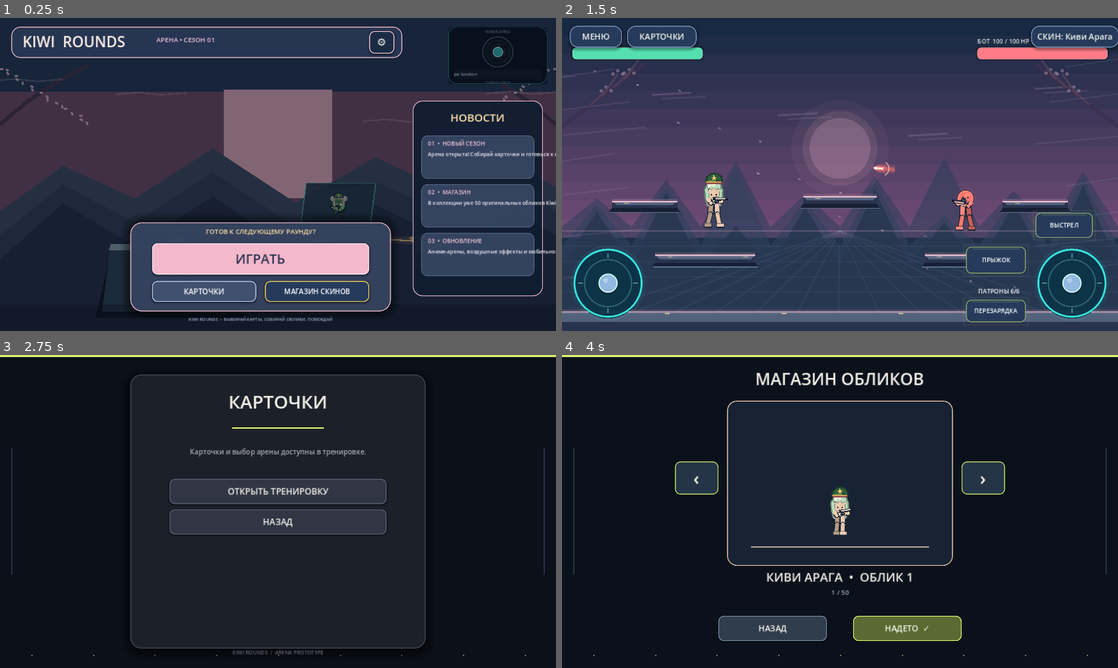
Above: before the commit, frames 1-4 (two rows, left to right).
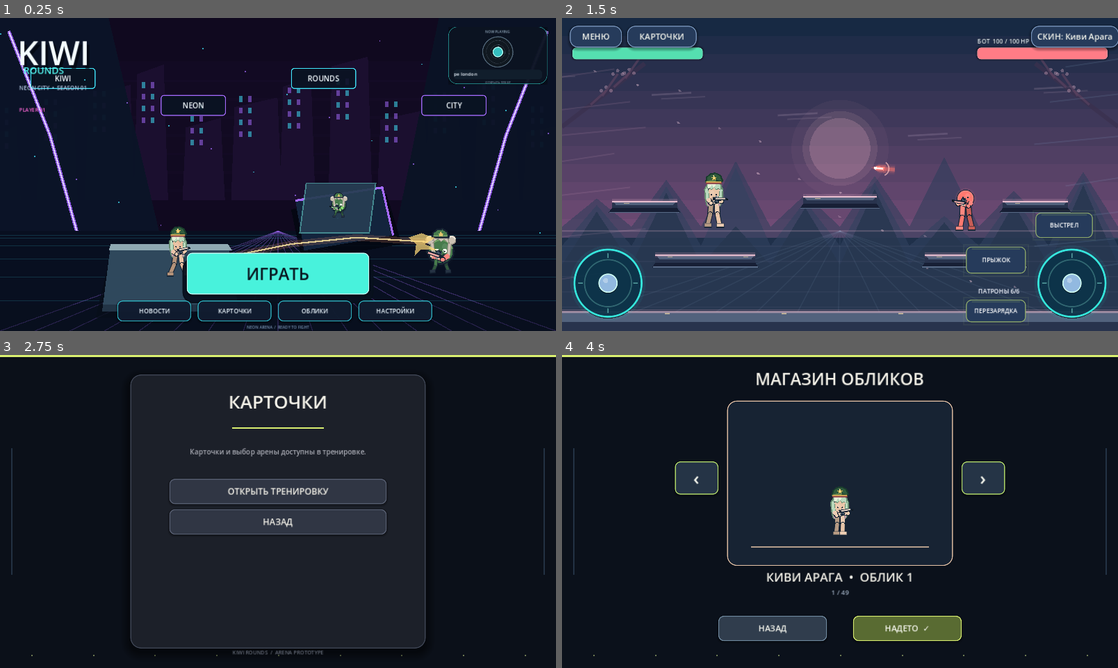
Above: after the commit, the same moments.

Repository: loslam-del/Kiwi-rounds
Game: Godot game, scene res://scenes/main.tscn
The game is run twice, just before and just after one commit, with the same random seed, the same clock (stepped at 60 frames per second) and the same inputs. Sound files missing from this copy of the repository are replaced by a short silence.
Inputs:
- Up to frame 1 (0.25 s): no input
- Up to frame 2 (1.5 s): click "КАРТОЧКИ" at 0.5 s; click "НАЗАД" at 1.25 s
- Up to frame 3 (2.75 s): click "КАРТОЧКИ" at 2 s
- Up to frame 4 (4 s): click "ОТКРЫТЬ ТРЕНИРОВКУ" at 2.75 s; click "СКИН: Киви Арага" at 3.5 s

The runs differ from the first frame. In frame 1, 68% of the frame differs, in the area x 0-100%, y 0-100%; in frame 2, nothing differs; in frame 3, less than 0.1%; in frame 4, less than 0.1%.

Commit message:
Rebuild Brawl-style neon main menu and dedicated news screen

Diff:
--- a/scripts/main.gd
+++ b/scripts/main.gd
@@ -459,7 +459,6 @@
         mods_loaded = true
     var skins: Array[Dictionary] = [
         {"id":"kiwi_araga","name":"Киви Арага","color":"#e9c5a8","style":"kiwi_human"},
-        {"id":"kiwi_mascot","name":"Киви-маскот","color":"#75d65a","style":"kiwi"},
         {"name":"Неон","color":"#39d6c5"},{"name":"Лазурь","color":"#4b9cff"},
         {"name":"Аметист","color":"#b47cff"},{"name":"Золото","color":"#ffc857"},
         {"name":"Пульс","color":"#ff78b7"},{"name":"Коралловый","color":"#ff765e"},
@@ -485,7 +484,12 @@
         {"name":"Галактика","color":"#7b65d8"},{"name":"Хром","color":"#b8c5ce"},
         {"name":"Вулкан","color":"#e64b32"},{"name":"Северное сияние","color":"#56d8bd"}
     ]
-    skins.append_array(mod_loader.skins)
+    for mod_skin in mod_loader.skins:
+        var skin_id := str(mod_skin.get("id", "")).to_lower()
+        var skin_name := str(mod_skin.get("name", "")).to_lower()
+        if skin_id in ["kiwi_araga", "kiwi_mascot"] or skin_name in ["киви арага", "киви-маскот"]:
+            continue
+        skins.append(mod_skin)
     return skins
 
 func _apply_skin() -> void:
@@ -1081,158 +1085,187 @@
 
     var shade := ColorRect.new()
     shade.set_anchors_and_offsets_preset(Control.PRESET_FULL_RECT)
-    shade.color = Color("#18263e")
+    shade.color = Color("#070b18")
     shade.mouse_filter = Control.MOUSE_FILTER_IGNORE
     shade.modulate.a = 0.0
     ui.add_child(shade)
     overlay = shade
 
-    # Main menu stage uses only the game's own Kiwi characters.
     _create_menu_bot_preview(shade)
     _create_menu_record(shade)
 
-    var tint := ColorRect.new()
-    tint.set_anchors_and_offsets_preset(Control.PRESET_FULL_RECT)
-    tint.color = Color(0.025,0.045,0.085,0.48)
-    tint.mouse_filter = Control.MOUSE_FILTER_IGNORE
-    shade.add_child(tint)
-
-    var top := Panel.new()
-    top.position = Vector2(26,20)
-    top.size = Vector2(900,72)
-    var top_style := StyleBoxFlat.new()
-    top_style.bg_color = Color("#263653",0.94)
-    top_style.border_color = Color("#f2bfd0",0.90)
-    top_style.set_border_width_all(2)
-    top_style.set_corner_radius_all(20)
-    top.add_theme_stylebox_override("panel",top_style)
-    shade.add_child(top)
+    # Brawl-like layout: one dominant play action, compact navigation, no mode picker.
+    var logo_shadow := Label.new()
+    logo_shadow.text = "KIWI"
+    logo_shadow.position = Vector2(46, 34)
+    logo_shadow.size = Vector2(430, 92)
+    logo_shadow.add_theme_font_size_override("font_size", 76)
+    logo_shadow.add_theme_color_override("font_color", Color("#020711", 0.8))
+    shade.add_child(logo_shadow)
 
     var logo := Label.new()
-    logo.text = "KIWI  ROUNDS"
-    logo.position = Vector2(52,30)
-    logo.size = Vector2(300,48)
-    logo.add_theme_font_size_override("font_size",34)
-    logo.add_theme_color_override("font_color",Color("#fff0e8"))
+    logo.text = "KIWI"
+    logo.position = Vector2(40, 26)
+    logo.size = Vector2(430, 92)
+    logo.add_theme_font_size_override("font_size", 76)
+    logo.add_theme_color_override("font_color", Color("#f4fbff"))
     shade.add_child(logo)
 
+    var subtitle := Label.new()
+    subtitle.text = "ROUNDS"
+    subtitle.position = Vector2(54, 105)
+    subtitle.size = Vector2(240, 32)
+    subtitle.add_theme_font_size_override("font_size", 22)
+    subtitle.add_theme_color_override("font_color", Color("#52f6ef"))
+    shade.add_child(subtitle)
+
     var season := Label.new()
-    season.text = "АРЕНА • СЕЗОН 01"
-    season.position = Vector2(360,39)
-    season.size = Vector2(260,30)
-    season.add_theme_font_size_override("font_size",15)
-    season.add_theme_color_override("font_color",Color("#f6c3d5"))
+    season.text = "NEON CITY  •  SEASON 01"
+    season.position = Vector2(44, 151)
+    season.size = Vector2(300, 24)
+    season.add_theme_font_size_override("font_size", 13)
+    season.add_theme_color_override("font_color", Color("#b6c9e6"))
     shade.add_child(season)
 
-    var play_panel := Panel.new()
-    play_panel.position = Vector2(300,470)
-    play_panel.size = Vector2(600,205)
-    var play_style := StyleBoxFlat.new()
-    play_style.bg_color = Color("#35435f",0.96)
-    play_style.border_color = Color("#f4bfd0",0.95)
-    play_style.set_border_width_all(2)
-    play_style.set_corner_radius_all(26)
-    play_style.shadow_color = Color("#000000",0.5)
-    play_style.shadow_size = 24
-    play_panel.add_theme_stylebox_override("panel",play_style)
-    shade.add_child(play_panel)
-
-    var callout := Label.new()
-    callout.text = "ГОТОВ К СЛЕДУЮЩЕМУ РАУНДУ?"
-    callout.position = Vector2(320,480)
-    callout.size = Vector2(560,28)
-    callout.horizontal_alignment = HORIZONTAL_ALIGNMENT_CENTER
-    callout.add_theme_font_size_override("font_size",15)
-    callout.add_theme_color_override("font_color",Color("#ffe0a6"))
-    shade.add_child(callout)
-
-    var play := _add_button("ИГРАТЬ",Vector2(350,518),Vector2(500,72),shade)
-    play.add_theme_font_size_override("font_size",30)
-    play.add_theme_stylebox_override("normal",_menu_button_style(Color("#f4b8cc"),Color("#ffe5ed")))
-    play.add_theme_stylebox_override("hover",_menu_button_style(Color("#ffd7e2"),Color.WHITE))
-    play.add_theme_color_override("font_color",Color("#28334d"))
-    play.pressed.connect(_show_mode_menu)
-
-    var cards := _add_button("КАРТОЧКИ",Vector2(350,605),Vector2(240,48),shade)
-    cards.add_theme_font_size_override("font_size",17)
-    cards.add_theme_stylebox_override("normal",_menu_button_style(Color("#40506e"),Color("#b9c9ed")))
-    cards.add_theme_color_override("font_color",Color.WHITE)
-    cards.pressed.connect(_open_training_cards)
-
-    var shop := _add_button("МАГАЗИН СКИНОВ",Vector2(610,605),Vector2(240,48),shade)
-    shop.add_theme_font_size_override("font_size",16)
-    shop.add_theme_stylebox_override("normal",_menu_button_style(Color("#263b5c"),Color("#f4ce58")))
-    shop.add_theme_color_override("font_color",Color.WHITE)
-    shop.pressed.connect(_open_skins)
-
-    var news_panel := Panel.new()
-    news_panel.position = Vector2(950,190)
-    news_panel.size = Vector2(300,450)
-    var news_style := StyleBoxFlat.new()
-    news_style.bg_color = Color("#101d31",0.94)
-    news_style.border_color = Color("#f0bdd0",0.88)
-    news_style.set_border_width_all(2)
-    news_style.set_corner_radius_all(22)
-    news_panel.add_theme_stylebox_override("panel",news_style)
-    shade.add_child(news_panel)
-
-    var news_title := Label.new()
-    news_title.text = "НОВОСТИ"
-    news_title.position = Vector2(972,210)
-    news_title.size = Vector2(256,42)
-    news_title.horizontal_alignment = HORIZONTAL_ALIGNMENT_CENTER
-    news_title.add_theme_font_size_override("font_size",25)
-    news_title.add_theme_color_override("font_color",Color("#ffe0aa"))
-    shade.add_child(news_title)
-
-    var news_items := [
-        ["01  •  НОВЫЙ СЕЗОН","Арена открыта! Собирай карточки и готовься к новым боям."],
-        ["02  •  МАГАЗИН","В коллекции уже 50 оригинальных обликов Kiwi Rounds."],
-        ["03  •  ОБНОВЛЕНИЕ","Аниме-арены, воздушные эффекты и мобильное управление."]
+    var play_shadow := Panel.new()
+    play_shadow.position = Vector2(420, 552)
+    play_shadow.size = Vector2(440, 104)
+    var shadow_style := StyleBoxFlat.new()
+    shadow_style.bg_color = Color("#08101e", 0.94)
+    shadow_style.border_color = Color("#07101b")
+    shadow_style.set_border_width_all(3)
+    shadow_style.set_corner_radius_all(24)
+    play_shadow.add_theme_stylebox_override("panel", shadow_style)
+    shade.add_child(play_shadow)
+
+    var play := _add_button("ИГРАТЬ", Vector2(430, 540), Vector2(420, 96), shade)
+    play.add_theme_font_size_override("font_size", 38)
+    play.add_theme_color_override("font_color", Color("#07141e"))
+    play.add_theme_stylebox_override("normal", _menu_button_style(Color("#48f2dc"), Color("#c5fff7")))
+    play.add_theme_stylebox_override("hover", _menu_button_style(Color("#8affee"), Color.WHITE))
+    play.add_theme_stylebox_override("pressed", _menu_button_style(Color("#22cbbd"), Color("#e1fffa")))
+    play.pressed.connect(func(): _start_game("bot"))
+
+    var nav_y := 650.0
+    var nav_specs := [
+        ["НОВОСТИ", Vector2(270, nav_y), Vector2(170, 48), Callable(self, "_open_news")],
+        ["КАРТОЧКИ", Vector2(455, nav_y), Vector2(170, 48), Callable(self, "_open_training_cards")],
+        ["ОБЛИКИ", Vector2(640, nav_y), Vector2(170, 48), Callable(self, "_open_skins")],
+        ["НАСТРОЙКИ", Vector2(825, nav_y), Vector2(170, 48), Callable(self, "_show_settings")]
     ]
-    var news_y := 270.0
-    for item in news_items:
+    for spec in nav_specs:
+        var nav := _add_button(spec[0], spec[1], spec[2], shade)
+        nav.add_theme_font_size_override("font_size", 14)
+        nav.add_theme_color_override("font_color", Color("#edf8ff"))
+        nav.add_theme_stylebox_override("normal", _menu_button_style(Color("#111c30", 0.94), Color("#36d9e8", 0.78)))
+        nav.add_theme_stylebox_override("hover", _menu_button_style(Color("#1b3150"), Color("#ff4fd8")))
+        nav.pressed.connect(spec[3])
+
+    var profile_tag := Label.new()
+    profile_tag.text = "PLAYER 01"
+    profile_tag.position = Vector2(44, 202)
+    profile_tag.size = Vector2(180, 22)
+    profile_tag.add_theme_font_size_override("font_size", 12)
+    profile_tag.add_theme_color_override("font_color", Color("#ff66d9"))
+    shade.add_child(profile_tag)
+
+    var settings_hint := Label.new()
+    settings_hint.text = "NEON ARENA  /  READY TO FIGHT"
+    settings_hint.position = Vector2(0, 704)
+    settings_hint.size = Vector2(1280, 12)
+    settings_hint.horizontal_alignment = HORIZONTAL_ALIGNMENT_CENTER
+    settings_hint.add_theme_font_size_override("font_size", 9)
+    settings_hint.add_theme_color_override("font_color", Color("#7894b5"))
+    shade.add_child(settings_hint)
+    _animate_overlay_in(shade)
+
+
+func _open_news() -> void:
+    _close_overlay()
+    game_controls.visible = false
+    var shade := ColorRect.new()
+    shade.set_anchors_and_offsets_preset(Control.PRESET_FULL_RECT)
+    shade.color = Color("#080d1b")
+    ui.add_child(shade)
+    overlay = shade
+    _add_menu_ornaments(shade)
+
+    var title := Label.new()
+    title.text = "НОВОСТИ"
+    title.position = Vector2(0, 34)
+    title.size = Vector2(1280, 64)
+    title.horizontal_alignment = HORIZONTAL_ALIGNMENT_CENTER
+    title.add_theme_font_size_override("font_size", 42)
+    title.add_theme_color_override("font_color", Color("#f3f8ff"))
+    shade.add_child(title)
+
+    var subtitle := Label.new()
+    subtitle.text = "ПОСЛЕДНИЕ СОБЫТИЯ KIWI ROUNDS"
+    subtitle.position = Vector2(0, 100)
+    subtitle.size = Vector2(1280, 26)
+    subtitle.horizontal_alignment = HORIZONTAL_ALIGNMENT_CENTER
+    subtitle.add_theme_font_size_override("font_size", 13)
+    subtitle.add_theme_color_override("font_color", Color("#4fe8e2"))
+    shade.add_child(subtitle)
+
+    var news_data := [
+        ["01  /  NEON CITY", "НОВАЯ АРЕНА", "Неоновые улицы, светящиеся вывески и новые места для перестрелок."],
+        ["02  /  COMBAT", "БОЕВАЯ СИСТЕМА", "Карточки усилений меняют каждый раунд. Собирай комбинации и адаптируйся."],
+        ["03  /  CUSTOM", "ОБЛИКИ", "Выбирай внешний вид бойца и собирай свою коллекцию."]
+    ]
+    for i in range(news_data.size()):
+        var x := 120.0 + float(i) * 350.0
         var card := Panel.new()
-        card.position = Vector2(970,news_y)
-        card.size = Vector2(260,100)
-        var card_style := StyleBoxFlat.new()
-        card_style.bg_color = Color("#354561",0.96)
-        card_style.border_color = Color("#a8b9d6",0.55)
-        card_style.set_border_width_all(1)
-        card_style.set_corner_radius_all(14)
-        card.add_theme_stylebox_override("panel",card_style)
+        card.position = Vector2(x, 205)
+        card.size = Vector2(320, 330)
+        var style := StyleBoxFlat.new()
+        style.bg_color = Color("#101d32", 0.98)
+        style.border_color = [Color("#40f0df"), Color("#ff4fd8"), Color("#7d8cff")][i]
+        style.set_border_width_all(2)
+        style.set_corner_radius_all(20)
+        style.shadow_color = Color("#000000", 0.42)
+        style.shadow_size = 18
+        card.add_theme_stylebox_override("panel", style)
         shade.add_child(card)
+
+        var stripe := ColorRect.new()
+        stripe.position = Vector2(18, 18)
+        stripe.size = Vector2(284, 5)
+        stripe.color = [Color("#40f0df"), Color("#ff4fd8"), Color("#7d8cff")][i]
+        card.add_child(stripe)
+
+        var number := Label.new()
+        number.text = news_data[i][0]
+        number.position = Vector2(22, 46)
+        number.size = Vector2(276, 24)
+        number.add_theme_font_size_override("font_size", 12)
+        number.add_theme_color_override("font_color", Color("#9cb2d1"))
+        card.add_child(number)
+
         var heading := Label.new()
-        heading.text = item[0]
-        heading.position = Vector2(985,news_y+9)
-        heading.size = Vector2(230,24)
-        heading.add_theme_font_size_override("font_size",13)
-        heading.add_theme_color_override("font_color",Color("#f4c4d6"))
-        shade.add_child(heading)
+        heading.text = news_data[i][1]
+        heading.position = Vector2(22, 105)
+        heading.size = Vector2(276, 70)
+        heading.autowrap_mode = TextServer.AUTOWRAP_WORD_SMART
+        heading.add_theme_font_size_override("font_size", 24)
+        heading.add_theme_color_override("font_color", Color("#f5fbff"))
+        card.add_child(heading)
+
         var body := Label.new()
-        body.text = item[1]
-        body.position = Vector2(985,news_y+34)
-        body.size = Vector2(230,58)
+        body.text = news_data[i][2]
+        body.position = Vector2(22, 190)
+        body.size = Vector2(276, 112)
         body.autowrap_mode = TextServer.AUTOWRAP_WORD_SMART
-        body.add_theme_font_size_override("font_size",12)
-        body.add_theme_color_override("font_color",Color("#f4eaf0"))
-        shade.add_child(body)
-        news_y += 112.0
-
-    var settings := _add_button("⚙",Vector2(850,30),Vector2(58,52),shade)
-    settings.add_theme_font_size_override("font_size",24)
-    settings.add_theme_stylebox_override("normal",_menu_button_style(Color("#1b2b45"),Color("#f2bfd0")))
-    settings.pressed.connect(_show_settings)
-
-    var footer := Label.new()
-    footer.text = "KIWI ROUNDS  •  ВЫБИРАЙ КАРТЫ, СОБИРАЙ ОБЛИКИ, ПОБЕЖДАЙ"
-    footer.position = Vector2(300,685)
-    footer.size = Vector2(600,20)
-    footer.horizontal_alignment = HORIZONTAL_ALIGNMENT_CENTER
-    footer.add_theme_font_size_override("font_size",10)
-    footer.add_theme_color_override("font_color",Color("#9db2c9"))
-    shade.add_child(footer)
+        body.add_theme_font_size_override("font_size", 16)
+        body.add_theme_color_override("font_color", Color("#b9c9df"))
+        card.add_child(body)
+
+    var back := _add_button("НАЗАД", Vector2(510, 600), Vector2(260, 58), shade)
+    back.add_theme_font_size_override("font_size", 18)
+    back.add_theme_stylebox_override("normal", _menu_button_style(Color("#14243a"), Color("#40e9e1")))
+    back.pressed.connect(_show_main_menu)
     _animate_overlay_in(shade)
+
 
 func _animate_overlay_in(target: Control) -> void:
     if not is_instance_valid(target):
@@ -1479,7 +1512,7 @@
     music_modal_disc = null
 
 func _create_menu_bot_preview(parent: Control) -> void:
-    # Painted anime landscape backdrop. Character nodes and their appearance are untouched.
+    # Three rotating neon-city backdrops, built from layered geometry for a faux-3D scene.
     var backdrop := Control.new()
     backdrop.name = "MenuBattleBackdrop"
     backdrop.set_anchors_and_offsets_preset(Control.PRESET_FULL_RECT)
@@ -1487,76 +1520,153 @@
     parent.add_child(backdrop)
     parent.move_child(backdrop, 0)
 
+    var variant := randi_range(0, 2)
+    var palettes := [
+        [Color("#070b1c"), Color("#101b38"), Color("#162d4c"), Color("#35f0e2"), Color("#ff4fd8")],
+        [Color("#10091f"), Color("#25143f"), Color("#351b50"), Color("#a56bff"), Color("#42e9ff")],
+        [Color("#06151d"), Color("#0c2935"), Color("#123c4b"), Color("#40f0bd"), Color("#ffb64a")]
+    ]
+    var p: Array = palettes[variant]
+
     var sky := ColorRect.new()
-    sky.size = Vector2(1280,720)
-    sky.color = Color("#283b5b")
+    sky.size = Vector2(1280, 720)
+    sky.color = p[0]
     sky.mouse_filter = Control.MOUSE_FILTER_IGNORE
     backdrop.add_child(sky)
 
-    var sunset := ColorRect.new()
-    sunset.position = Vector2(0,170)
-    sunset.size = Vector2(1280,360)
-    sunset.color = Color("#77516f")
-    sunset.mouse_filter = Control.MOUSE_FILTER_IGNORE
-    backdrop.add_child(sunset)
-
-    var sun := ColorRect.new()
-    sun.position = Vector2(515,165)
-    sun.size = Vector2(250,250)
-    sun.color = Color("#f4b7c8")
-    sun.mouse_filter = Control.MOUSE_FILTER_IGNORE
-    backdrop.add_child(sun)
-
-    for layer in range(3):
-        var mountain := Polygon2D.new()
-        var base_y := 445.0 + float(layer) * 55.0
-        mountain.polygon = PackedVector2Array([
-            Vector2(0,base_y),Vector2(145,base_y-105-float(layer)*12),
-            Vector2(310,base_y-30),Vector2(490,base_y-145),
-            Vector2(680,base_y-20),Vector2(865,base_y-125),
-            Vector2(1050,base_y-35),Vector2(1190,base_y-110),
-            Vector2(1280,base_y-55),Vector2(1280,720),Vector2(0,720)
+    for y in range(8):
+        var haze := ColorRect.new()
+        haze.position = Vector2(0, float(y) * 42.0 + 100.0)
+        haze.size = Vector2(1280, 48)
+        haze.color = Color(p[1], 0.12 - float(y) * 0.009)
+        haze.mouse_filter = Control.MOUSE_FILTER_IGNORE
+        backdrop.add_child(haze)
+
+    # Distant skyline with glowing windows.
+    for i in range(12):
+        var w := 58.0 + float((i * 19) % 54)
+        var h := 150.0 + float((i * 47) % 170)
+        var x := float(i) * 112.0 - 20.0
+        var building := Polygon2D.new()
+        building.polygon = PackedVector2Array([
+            Vector2(x, 420.0-h), Vector2(x+w, 420.0-h-22.0),
+            Vector2(x+w+10.0, 420.0), Vector2(x-8.0, 420.0)
         ])
-        mountain.color = [Color("#40506b"),Color("#34435f"),Color("#27344f")][layer]
-        backdrop.add_child(mountain)
-
-    # Sakura branches at the edges frame the fight and keep the center clear.
-    for side in [-1,1]:
-        var root := Vector2(0.0 if side < 0 else 1280.0, 245.0)
-        var branch := Line2D.new()
-        branch.points = PackedVector2Array([
-            root,root+Vector2(62.0 if side < 0 else -62.0,-52.0),
-            root+Vector2(125.0 if side < 0 else -125.0,-94.0),
-            root+Vector2(205.0 if side < 0 else -205.0,-138.0)
+        building.color = p[1].darkened(0.25)
+        backdrop.add_child(building)
+        for row in range(4):
+            for col in range(2):
+                var window := ColorRect.new()
+                window.position = Vector2(x + 10.0 + float(col)*22.0, 270.0 - h*0.42 + float(row)*27.0)
+                window.size = Vector2(8, 13)
+                window.color = Color(p[3] if (i+row+col)%2==0 else p[4], 0.52)
+                window.mouse_filter = Control.MOUSE_FILTER_IGNORE
+                backdrop.add_child(window)
+
+    # Giant neon architecture frames the combat without hiding the fighters.
+    var left_wall := Polygon2D.new()
+    left_wall.polygon = PackedVector2Array([Vector2(0,0),Vector2(250,0),Vector2(385,570),Vector2(0,650)])
+    left_wall.color = Color("#0b1427", 0.96)
+    backdrop.add_child(left_wall)
+    var right_wall := Polygon2D.new()
+    right_wall.polygon = PackedVector2Array([Vector2(1010,0),Vector2(1280,0),Vector2(1280,650),Vector2(895,570)])
+    right_wall.color = Color("#0a1325", 0.96)
+    backdrop.add_child(right_wall)
+
+    for side in [-1, 1]:
+        var glow := Line2D.new()
+        glow.points = PackedVector2Array([
+            Vector2(20 if side < 0 else 1260, 30),
+            Vector2(115 if side < 0 else 1165, 270),
+            Vector2(185 if side < 0 else 1095, 520)
         ])
-        branch.width = 9.0
-        branch.default_color = Color("#49384f",0.9)
-        branch.antialiased = true
-        backdrop.add_child(branch)
-        for blossom in range(18):
-            var bx := float((blossom * 37) % 205)
-            var by := float((blossom * 23) % 130)
-            var petal := ColorRect.new()
-            petal.position = Vector2(bx if side < 0 else 1280.0-bx-7.0, 115.0+by)
-            petal.size = Vector2(8,5)
-            petal.color = Color("#ffd3df",0.76)
-            petal.rotation = float(blossom % 4) * 0.45
-            petal.mouse_filter = Control.MOUSE_FILTER_IGNORE
-            backdrop.add_child(petal)
-
-    for cloud in range(5):
-        var cloud_line := Line2D.new()
-        var cx := float(cloud) * 285.0 - 20.0
-        var cy := 145.0 + float((cloud * 31) % 95)
-        cloud_line.points = PackedVector2Array([
-            Vector2(cx,cy),Vector2(cx+55,cy-5),Vector2(cx+105,cy+1),Vector2(cx+165,cy-4)
-        ])
-        cloud_line.width = 4.0
-        cloud_line.default_color = Color("#f2d5e4",0.24)
-        cloud_line.antialiased = true
-        backdrop.add_child(cloud_line)
+        glow.width = 8.0
+        glow.default_color = Color(p[3], 0.88)
+        glow.antialiased = true
+        backdrop.add_child(glow)
+        var glow_core := Line2D.new()
+        glow_core.points = glow.points
+        glow_core.width = 2.0
+        glow_core.default_color = Color.WHITE
+        glow_core.antialiased = true
+        backdrop.add_child(glow_core)
+
+    # Perspective floor converges behind the firefight.
+    var floor := Polygon2D.new()
+    floor.polygon = PackedVector2Array([
+        Vector2(0, 490), Vector2(1280, 490), Vector2(1280, 720), Vector2(0, 720)
+    ])
+    floor.color = Color("#080f20")
+    backdrop.add_child(floor)
+
+    for i in range(17):
+        var x := float(i) * 80.0
+        var grid_line := Line2D.new()
+        grid_line.points = PackedVector2Array([Vector2(640, 490), Vector2(x, 720)])
+        grid_line.width = 2.0
+        grid_line.default_color = Color(p[3], 0.28)
+        grid_line.antialiased = true
+        backdrop.add_child(grid_line)
+    for i in range(6):
+        var horizon := Line2D.new()
+        var y := 500.0 + float(i*i) * 6.0
+        horizon.points = PackedVector2Array([Vector2(0, y), Vector2(1280, y)])
+        horizon.width = 1.5
+        horizon.default_color = Color(p[4], 0.16)
+        horizon.antialiased = true
+        backdrop.add_child(horizon)
+
+    # Floating signs and light panels create a layered cyberpunk city depth.
+    for i in range(4):
+        var sign := Panel.new()
+        sign.position = Vector2(70.0 + float(i)*300.0, 115.0 + float(i%2)*62.0)
+        sign.size = Vector2(150, 48)
+        var sign_style := StyleBoxFlat.new()
+        sign_style.bg_color = Color("#091322", 0.9)
+        sign_style.border_color = p[4] if i%2==0 else p[3]
+        sign_style.set_border_width_all(2)
+        sign_style.set_corner_radius_all(7)
+        sign.add_theme_stylebox_override("panel", sign_style)
+        backdrop.add_child(sign)
+        var sign_text := Label.new()
+        sign_text.text = ["KIWI", "NEON", "ROUNDS", "CITY"][i]
+        sign_text.set_anchors_and_offsets_preset(Control.PRESET_FULL_RECT)
+        sign_text.horizontal_alignment = HORIZONTAL_ALIGNMENT_CENTER
+        sign_text.vertical_alignment = VERTICAL_ALIGNMENT_CENTER
+        sign_text.add_theme_font_size_override("font_size", 17)
+        sign_text.add_theme_color_override("font_color", Color("#f4fbff"))
+        sign.add_child(sign_text)
+
+    # Neon cover blocks make the hiding position readable.
+    var cover_shadow := Polygon2D.new()
+    cover_shadow.polygon = PackedVector2Array([
+        Vector2(670, 440), Vector2(890, 405), Vector2(925, 520), Vector2(695, 560)
+    ])
+    cover_shadow.color = Color("#030711", 0.86)
+    backdrop.add_child(cover_shadow)
+    var cover_face := Polygon2D.new()
+    cover_face.polygon = PackedVector2Array([
+        Vector2(680, 420), Vector2(880, 390), Vector2(905, 500), Vector2(700, 535)
+    ])
+    cover_face.color = Color("#13243d")
+    backdrop.add_child(cover_face)
+    var cover_edge := Line2D.new()
+    cover_edge.points = PackedVector2Array([Vector2(680,420),Vector2(880,390),Vector2(905,500)])
+    cover_edge.width = 5.0
+    cover_edge.default_color = Color(p[3])
+    cover_edge.antialiased = true
+    backdrop.add_child(cover_edge)
+
+    for i in range(28):
+        var spark := ColorRect.new()
+        spark.position = Vector2(float((i*97)%1280), float((i*53)%460)+35.0)
+        spark.size = Vector2(3,3)
+        spark.color = Color(p[4] if i%2==0 else p[3], 0.7)
+        spark.mouse_filter = Control.MOUSE_FILTER_IGNORE
+        backdrop.add_child(spark)
 
     _add_menu_battle_scene(backdrop)
+
 
 func _add_menu_battle_scene(parent: Control) -> void:
     # Character 1 is under fire; character 3 keeps low behind cover farther back.
